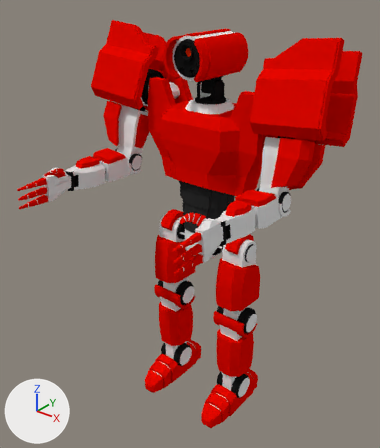
Renders of the Blender file Blender Model Source/strong_arms.blend from each side of a commit.
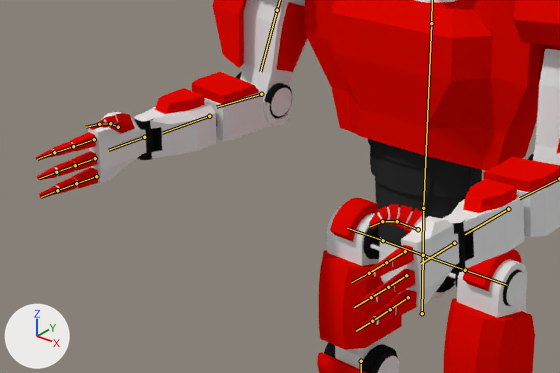
Old and new are each drawn whole from a 50 mm camera at (1.71, -2.22, 2.63) aimed at (0.04, -0.12, 1.34) and again close up on the part from 0% to 72% of the width and 25% to 66% of the height. The axes (+X, +Y, +Z) are drawn at lower left. The lights are the same throughout. Both versions are drawn at frame 1 of the action 'ArmatureAction'; the numbers are the values there. The bones that bend it are drawn over the model as lines in the close-ups.
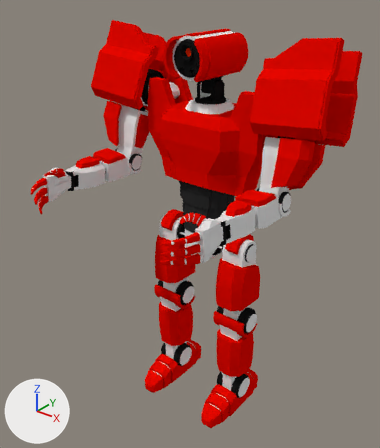
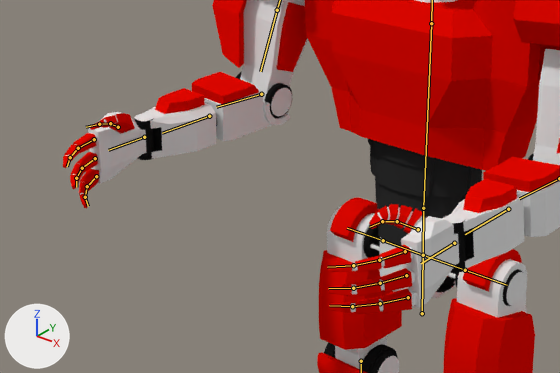
What the commit changed:
Bone 'middle_1.l' (bone_middle_1_l) turns from (0, 0, 0) to (0, 0, 24) degrees about its own x, y and z.
Bone 'middle_2.l' (bone_middle_2_l) turns from (0, 0, 0) to (0, 0, 14) degrees about its own x, y and z.
Bone 'middle_3.l' (bone_middle_3_l) turns from (0, 0, 0) to (0, 0, 17) degrees about its own x, y and z.
Bone 'index_1.l' (bone_index_1_l) turns from (0, 0, 0) to (0, 0, 19) degrees about its own x, y and z.
Bone 'index_2.l' (bone_index_2_l) turns from (0, 0, 0) to (0, 0, 14) degrees about its own x, y and z.
Bone 'index_3.l' (bone_index_3_l) turns from (0, 0, 0) to (0, 0, 17) degrees about its own x, y and z.
Bone 'pinkie_1.l' (bone_pinkie_1_l) turns from (0, 0, 0) to (0, 0, 33) degrees about its own x, y and z.
Bone 'pinkie_2.l' (bone_pinkie_2_l) turns from (0, 0, 0) to (0, 0, 14) degrees about its own x, y and z.
Bone 'pinkie_3.l' (bone_pinkie_3_l) turns from (0, 0, 0) to (0, 0, 17) degrees about its own x, y and z.
Bone 'middle_1.r' (bone_middle_1_r) turns from (0, 0, 0) to (0, 0, -22) degrees about its own x, y and z.
Bone 'middle_2.r' (bone_middle_2_r) turns from (0, 0, 0) to (0, 0, -18) degrees about its own x, y and z.
Bone 'middle_3.r' (bone_middle_3_r) turns from (0, 0, 0) to (0, 0, -13) degrees about its own x, y and z.
Bone 'index_1.r' (bone_index_1_r) turns from (0, 0, 0) to (0, 0, -15) degrees about its own x, y and z.
Bone 'index_2.r' (bone_index_2_r) turns from (0, 0, 0) to (0, 0, -18) degrees about its own x, y and z.
Bone 'index_3.r' (bone_index_3_r) turns from (0, 0, 0) to (0, 0, -13) degrees about its own x, y and z.
Bone 'pinkie_1.r' (bone_pinkie_1_r) turns from (0, 0, 0) to (0, 0, -31) degrees about its own x, y and z.
Bone 'pinkie_2.r' (bone_pinkie_2_r) turns from (0, 0, 0) to (0, 0, -18) degrees about its own x, y and z.
Bone 'pinkie_3.r' (bone_pinkie_3_r) turns from (0, 0, 0) to (0, 0, -13) degrees about its own x, y and z.

Where the change shows, as pixel boxes (x1, y1, x2, y2) in the close-ups (560 x 373 px):
'Cylinder', posed: before (35, 0, 560, 373); after (63, 0, 560, 373)
bone 'middle_1.l', root to tip: before (406, 275) to (388, 287); after (406, 275) to (380, 283)
bone 'middle_2.l', root to tip: before (388, 287) to (371, 297); after (380, 283) to (353, 288)
bone 'middle_3.l', root to tip: before (371, 297) to (354, 307); after (353, 288) to (328, 288)
bone 'index_1.l', root to tip: before (405, 251) to (386, 262); after (405, 251) to (379, 260)
bone 'index_2.l', root to tip: before (386, 262) to (369, 273); after (379, 260) to (353, 265)
bone 'index_3.l', root to tip: before (369, 273) to (351, 282); after (353, 265) to (327, 267)
bone 'pinkie_1.l', root to tip: before (408, 297) to (390, 309); after (408, 297) to (380, 303)
bone 'pinkie_2.l', root to tip: before (390, 309) to (372, 321); after (380, 303) to (352, 306)
bone 'pinkie_3.l', root to tip: before (372, 321) to (356, 331); after (352, 306) to (329, 305)
bone 'middle_1.r', root to tip: before (95, 158) to (75, 165); after (95, 158) to (82, 168)
bone 'middle_2.r', root to tip: before (75, 165) to (56, 172); after (82, 168) to (76, 178)
bone 'middle_3.r', root to tip: before (56, 172) to (39, 178); after (76, 178) to (76, 187)
bone 'index_1.r', root to tip: before (94, 139) to (73, 146); after (94, 139) to (78, 148)
bone 'index_2.r', root to tip: before (73, 146) to (54, 152); after (78, 148) to (70, 157)
bone 'index_3.r', root to tip: before (54, 152) to (37, 159); after (70, 157) to (67, 166)
bone 'pinkie_1.r', root to tip: before (96, 176) to (76, 183); after (96, 176) to (87, 186)
bone 'pinkie_2.r', root to tip: before (76, 183) to (57, 190); after (87, 186) to (85, 197)
bone 'pinkie_3.r', root to tip: before (57, 190) to (41, 197); after (85, 197) to (88, 206)
